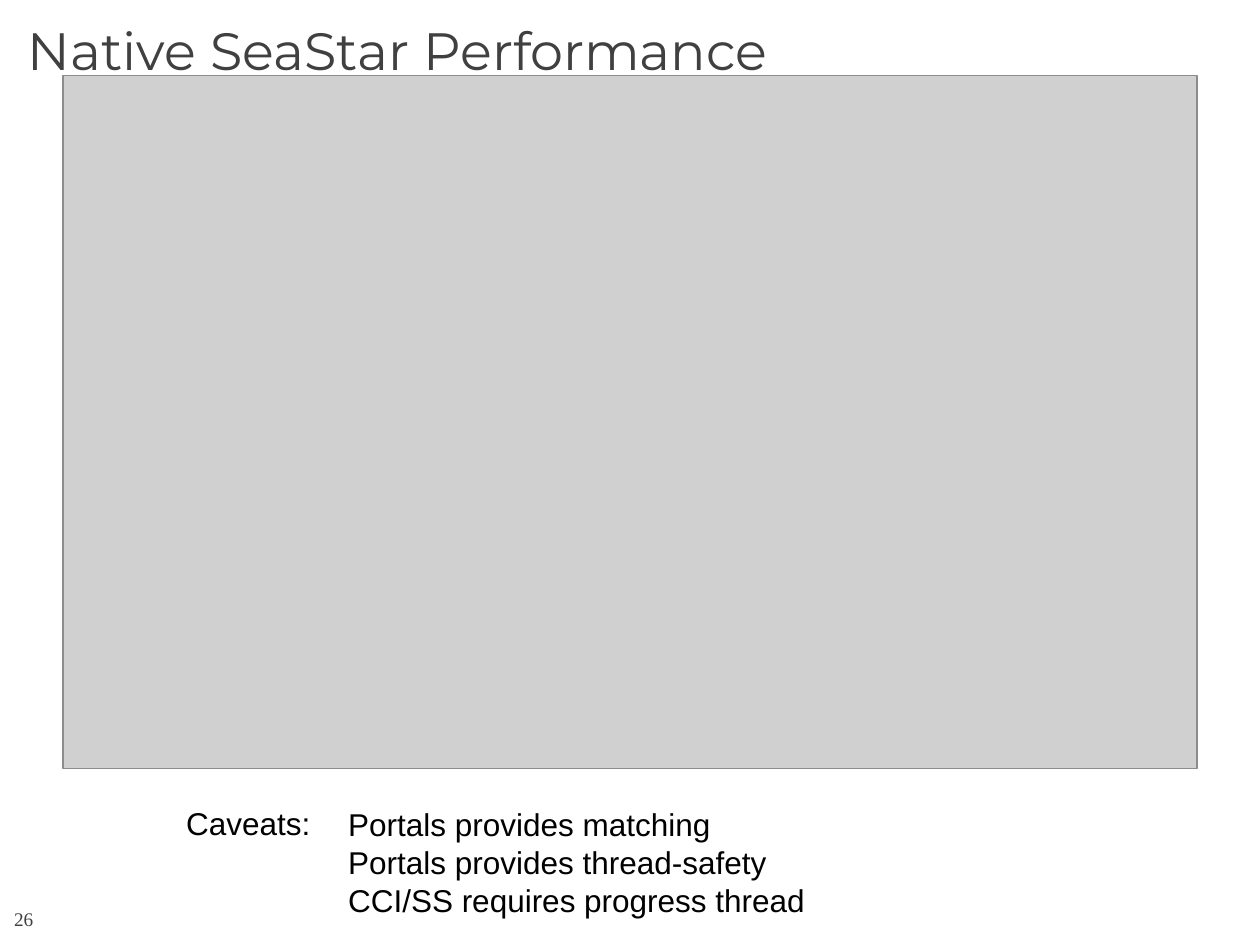
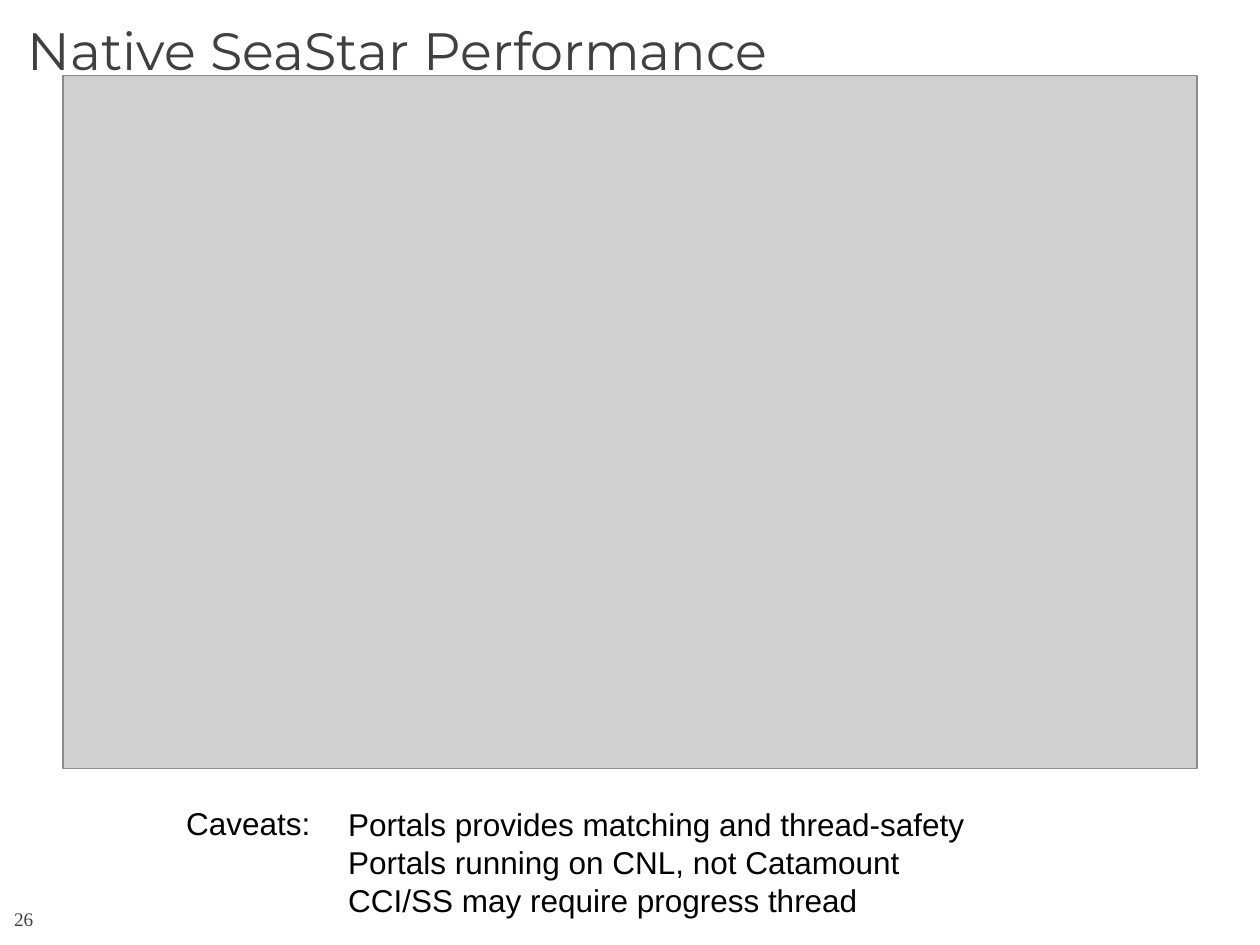
Before and after one commit to CCI/pub, a slide deck: slide 26 of slides/HotI-2011/2011-HotI-CCI-OLCF.pptx. Drawn at 1260x945 pixels with LibreOffice and Linux fonts; fonts in the diff are those of the drawing; grey boxes stand for pictures; background and template pictures are left out. Boxes give left, top, right and bottom in pixels: in the first picture for what was removed or moved away, otherwise in the second. Text is boxed around its words. In the diff, an @@ line names an element or a change of style, - is before the commit and + after.

```diff
--- a/slides/HotI-2011/2011-HotI-CCI-OLCF.pptx
+++ b/slides/HotI-2011/2011-HotI-CCI-OLCF.pptx
@@ text at bbox=[348, 813, 964, 918]: text changed @@
-Portals provides matching
-Portals provides thread-safety
-CCI/SS requires progress thread
+Portals provides matching and thread-safety
+Portals running on CNL, not Catamount
+CCI/SS may require progress thread
```
Also in this commit, not shown: 7 other slides changed.
